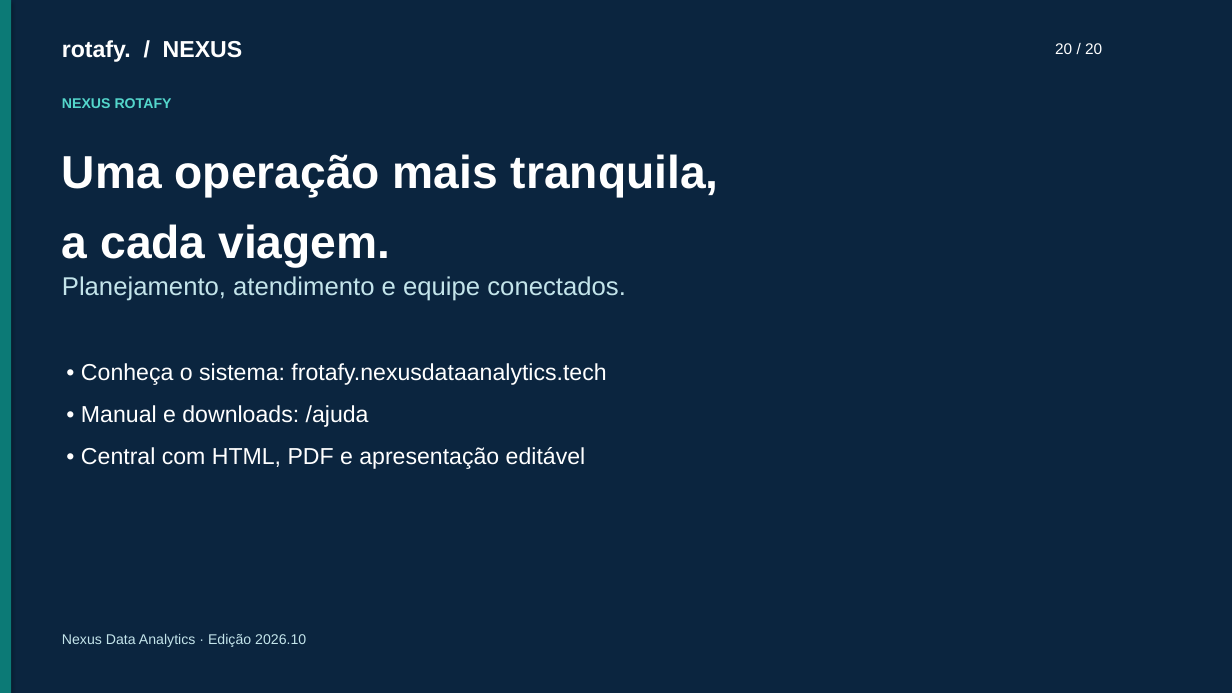
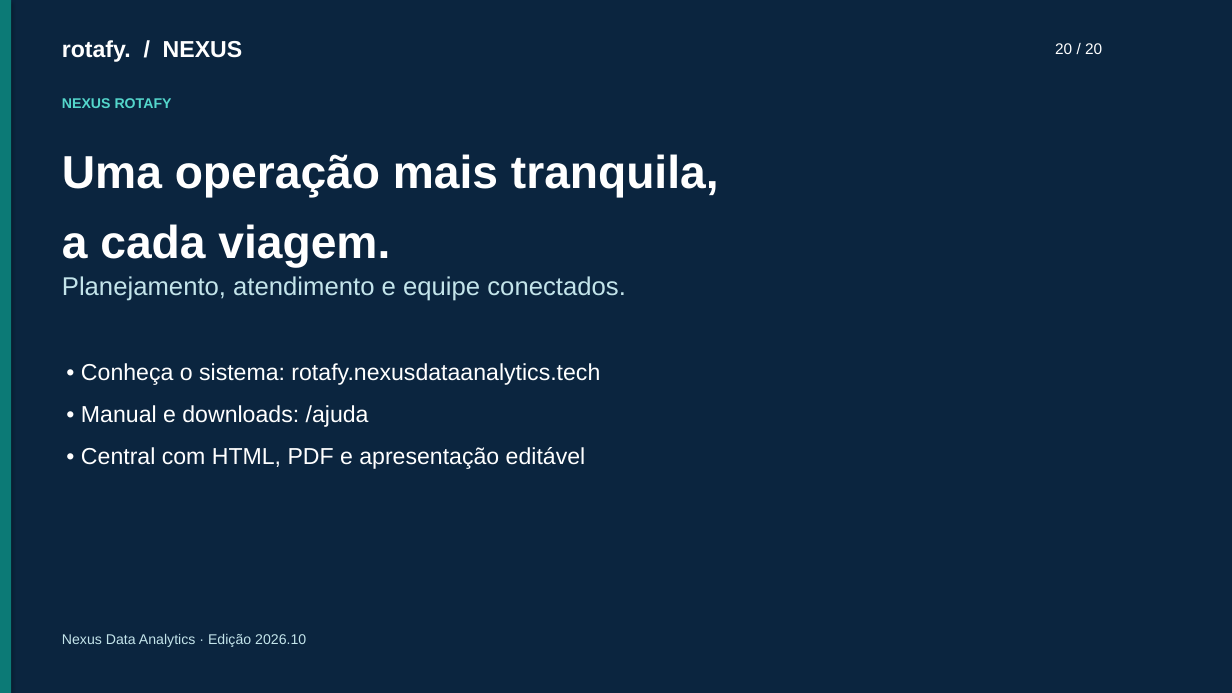
Before and after one commit to cfartes/rotafy, a slide deck: slide 20 of frontend/public/documentacao/apresentacao.pptx. Drawn at 1232x693 pixels with LibreOffice and Linux fonts; fonts in the diff are those of the drawing. Boxes give left, top, right and bottom in pixels: in the first picture for what was removed or moved away, otherwise in the second. Text is boxed around its words. In the diff, an @@ line names an element or a change of style, - is before the commit and + after.

```diff
--- a/frontend/public/documentacao/apresentacao.pptx
+++ b/frontend/public/documentacao/apresentacao.pptx
@@ text at <box>81,363,600,385</box>: text changed @@
-• Conheça o sistema: frotafy.nexusdataanalytics.tech
+• Conheça o sistema: rotafy.nexusdataanalytics.tech
```
Also in this commit, not shown: 18 other files.
